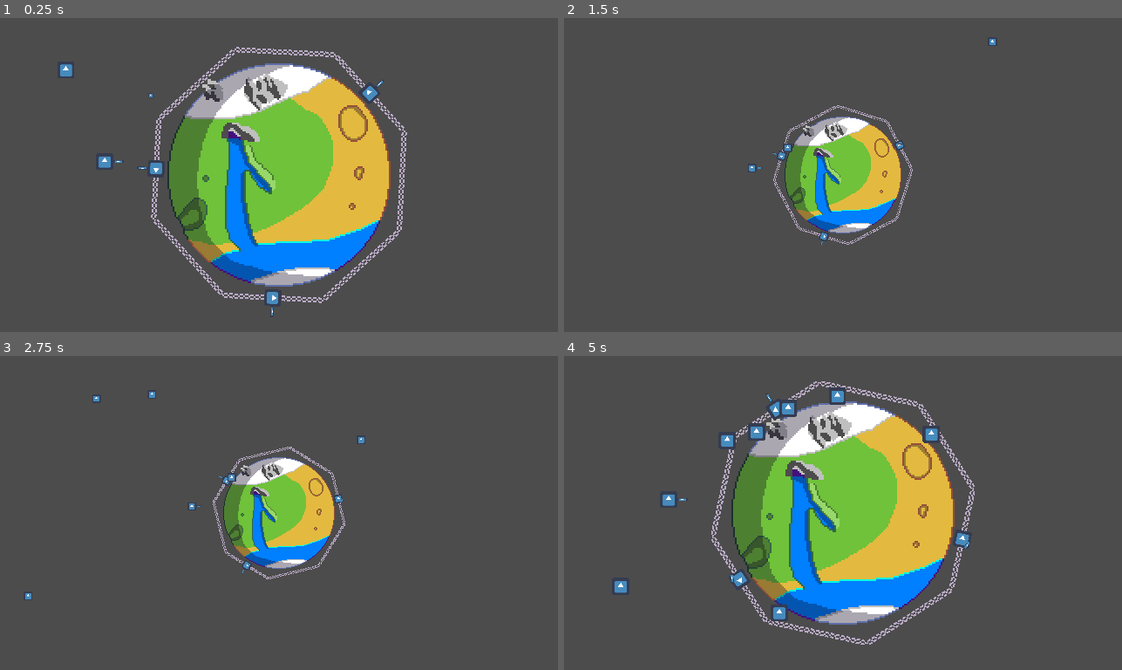
Above: before the commit, frames 1-4 (two rows, left to right).
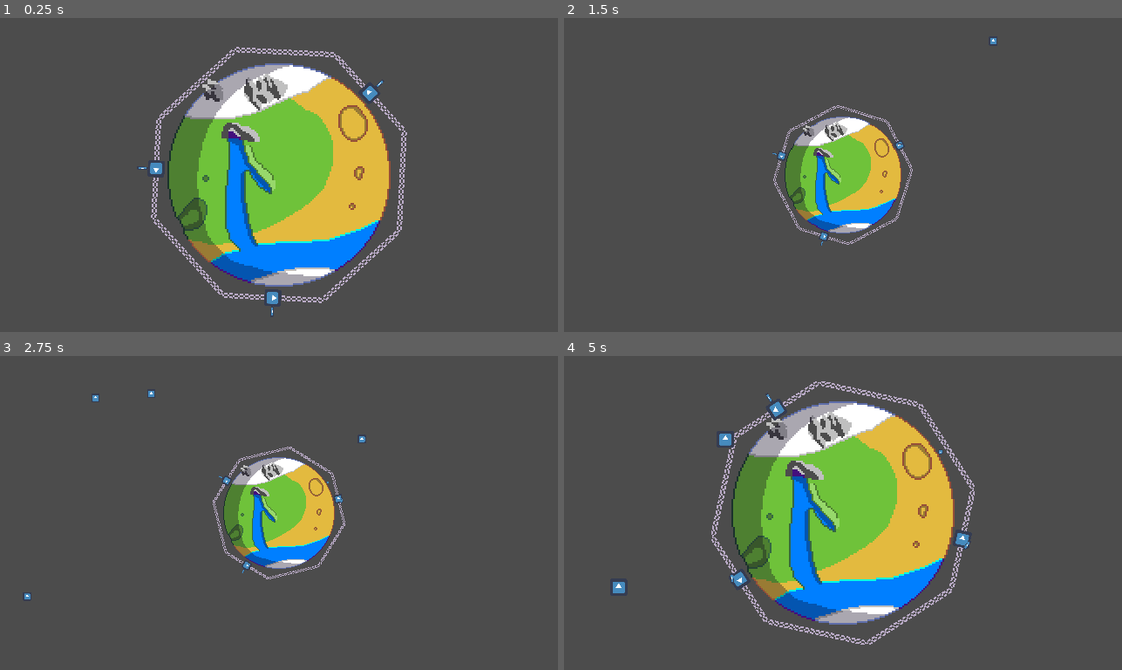
Above: after the commit, the same moments.

Repository: IgnacioMGarrido/BTP-GameJam
Game: Godot game, scene res://Scenes/MainScene.tscn
Two runs of this game, one before a commit and one after it. Both use one fixed random seed, a clock stepped at 60 frames per second and the inputs below. The engine's default icon, where the game draws it, is replaced by a stand-in: a white triangle on a blue panel in a dark square.
Inputs (mouse positions are in pixels of both pictures, inside the frame that each line leads up to):
- Up to frame 1 (0.25 s): no input
- Up to frame 2 (1.5 s): tap Enter (ui_accept) at 0.5, 0.77 s; move the mouse to (854, 52) at 0.52 s; tap Z (zoom) at 0.6, 1.35 s; click (854, 52) at 0.67 s; move the mouse to (893, 143) at 1.27 s; click (893, 143) at 1.42 s
- Up to frame 3 (2.75 s): tap Enter (ui_accept) at 1.52 s; move the mouse to (390, 560) at 2.02 s; tap Z (zoom) at 2.1 s; click (390, 560) at 2.17 s
- Up to frame 4 (5 s): move the mouse to (859, 572) at 2.77 s; tap Z (zoom) at 2.85, 3.6, 4.35 s; click (859, 572) at 2.92 s; tap Enter (ui_accept) at 3.02, 3.77, 4.52 s; move the mouse to (764, 607) at 3.52 s; click (764, 607) at 3.67 s; move the mouse to (781, 509) at 4.27 s; click (781, 509) at 4.42 s

The runs differ from the first frame. In frame 1, 0.2% of the frame differs, in the area x 10-28%, y 14-48%; in frame 2, less than 0.1%; in frame 3, 0.1%; in frame 4, 0.8%, in the area x 8-68%, y 10-85%.

Commit message:
Added collison detection

Diff:
--- a/BTP-Game/Managers/MobSpawner.tscn
+++ b/BTP-Game/Managers/MobSpawner.tscn
@@ -18,7 +18,7 @@
 
 [node name="MobSpawnLocation" type="PathFollow2D" parent="MobPath"]
 position = Vector2( -190.075, -111.795 )
-rotation = 0.00837652
+rotation = 0.00837267
 
 [node name="MobTimer" type="Timer" parent="."]
 wait_time = 0.5
--- a/BTP-Game/Scenes/MainScene.tscn
+++ b/BTP-Game/Scenes/MainScene.tscn
@@ -1,31 +1,19 @@
-[gd_scene load_steps=8 format=2]
+[gd_scene load_steps=5 format=2]
 
 [ext_resource path="res://Scenes/Planets/Planet.tscn" type="PackedScene" id=1]
-[ext_resource path="res://Scenes/Planets/Defenses/Turret.tscn" type="PackedScene" id=2]
-[ext_resource path="res://Scenes/Planets/Defenses/Bullet.tscn" type="PackedScene" id=3]
-[ext_resource path="res://Scenes/Camera.tscn" type="PackedScene" id=4]
-[ext_resource path="res://Scenes/Enemies/Mob.tscn" type="PackedScene" id=5]
-[ext_resource path="res://Managers/MobSpawner.tscn" type="PackedScene" id=6]
-[ext_resource path="res://Managers/DefenseManager.tscn" type="PackedScene" id=7]
+[ext_resource path="res://Scenes/Camera.tscn" type="PackedScene" id=2]
+[ext_resource path="res://Managers/MobSpawner.tscn" type="PackedScene" id=3]
+[ext_resource path="res://Managers/DefenseManager.tscn" type="PackedScene" id=4]
 
 [node name="MainScene" type="Node2D"]
 
 [node name="Planet" parent="." instance=ExtResource( 1 )]
 position = Vector2( 160, 90 )
 
-[node name="Turret" parent="." instance=ExtResource( 2 )]
-position = Vector2( 60, 82.3126 )
-
-[node name="Bullet" parent="." instance=ExtResource( 3 )]
-position = Vector2( 85.3196, 43.7353 )
-
-[node name="Camera" parent="." instance=ExtResource( 4 )]
+[node name="Camera" parent="." instance=ExtResource( 2 )]
 position = Vector2( 160, 90 )
 current = true
 
-[node name="Mob" parent="." instance=ExtResource( 5 )]
-position = Vector2( 20.9003, 21.515 )
+[node name="MobSpawner" parent="." instance=ExtResource( 3 )]
 
-[node name="MobSpawner" parent="." instance=ExtResource( 6 )]
-
-[node name="DefenseManager" parent="." instance=ExtResource( 7 )]
+[node name="DefenseManager" parent="." instance=ExtResource( 4 )]
--- a/BTP-Game/Scenes/Planets/Defenses/Bullet.tscn
+++ b/BTP-Game/Scenes/Planets/Defenses/Bullet.tscn
@@ -20,3 +20,9 @@
 
 [node name="CollisionShape2D" type="CollisionShape2D" parent="."]
 shape = SubResource( 1 )
+
+[node name="Timer" type="Timer" parent="."]
+wait_time = 5.0
+autostart = true
+
+[connection signal="timeout" from="Timer" to="." method="_on_Timer_timeout"]
--- a/BTP-Game/Scripts/Bullet.gd
+++ b/BTP-Game/Scripts/Bullet.gd
@@ -10,6 +10,7 @@
 
 func _ready():
 	center = get_node("/root/MainScene/Planet").global_position
+
 
 func start(pos, dir):
 	rotation = dir
@@ -29,14 +30,12 @@
 	velocity += acceleration(center, self.position) * delta
 	var collision = move_and_collide(velocity * delta)
 
-	if collision:
-		queue_free()
 
-#	if collision:
-#		velocity = velocity.bounce(collision.normal)
-#		if collision.collider.has_method("hit"):
-#			collision.collider.hit()
-
+func on_hit():
+	queue_free()
 
 func _on_VisibilityNotifier2D_screen_exited():
     queue_free()
+
+func _on_Timer_timeout():
+	queue_free()
--- a/BTP-Game/Scripts/Mob.gd
+++ b/BTP-Game/Scripts/Mob.gd
@@ -10,14 +10,21 @@
 var speed = 75
 
 
-func _ready():
 
-	pass
+func _physics_process(delta):
+
+	direction = (destination - global_position).normalized()
+	velocity = Vector2(speed, speed) * direction
+
+	var collision = move_and_collide(velocity * delta)
+	if collision:
+		if collision.collider.has_method("on_hit"):
+			collision.collider.on_hit()
+			hit()
+		queue_free()
 
 
-func _process(delta):
-	if velocity != null:
-		direction = (destination - global_position).normalized()
-		velocity = Vector2(speed, speed) * direction
-
-	var collision = move_and_collide(velocity * delta)
+func hit():
+	queue_free()
+func on_mob_hit():
+	queue_free()
